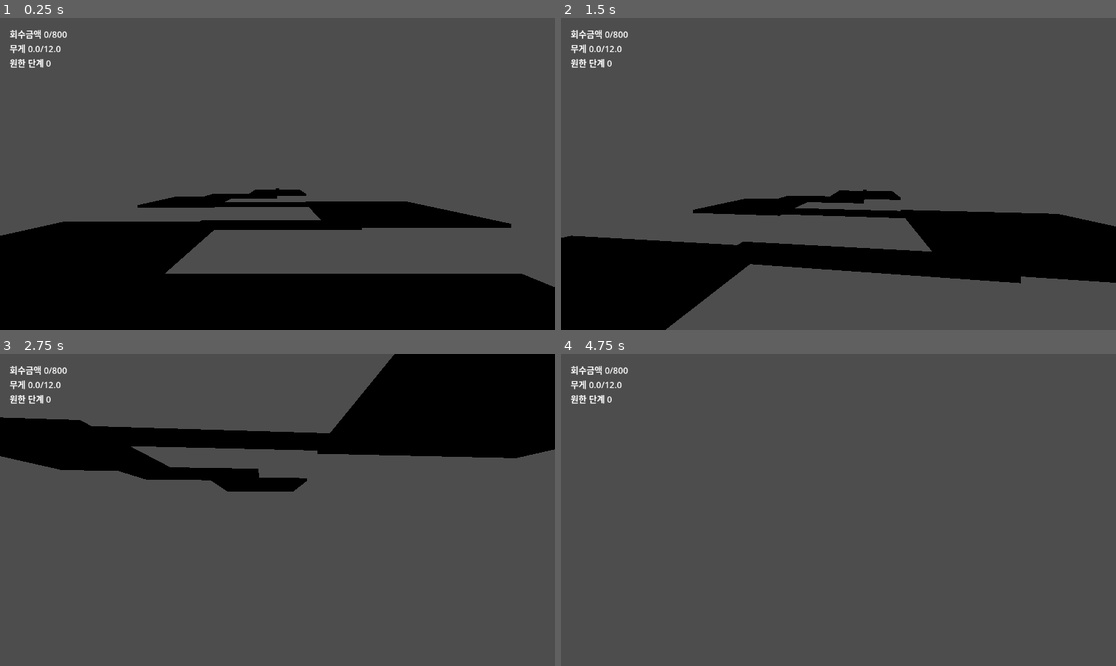
Above: before the commit, frames 1-4 (two rows, left to right).
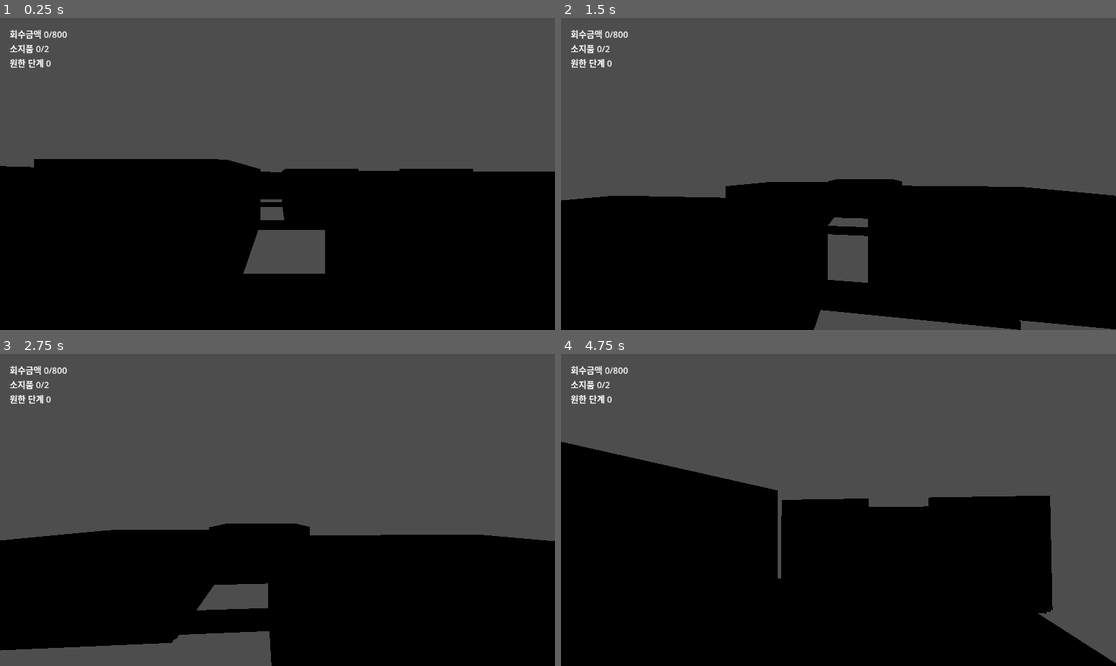
Above: after the commit, the same moments.

Repository: JJonyeok2/K_horror_game
Game: Godot game, scene res://scenes/Main.tscn
Two runs of this game, one before a commit and one after it. Both use one fixed random seed, a clock stepped at 60 frames per second and the inputs below.
Inputs (mouse positions are in pixels of both pictures, inside the frame that each line leads up to):
- Up to frame 1 (0.25 s): no input
- Up to frame 2 (1.5 s): tap Enter at 0.5 s; move the mouse to (866, 174) at 0.52 s; hold W (move_forward) from 0.53 s (still down); tap E (interact) at 0.6 s; tap Space (jump, bound only after the commit) at 0.77, 0.8, 1.07, 1.35 s; move the mouse to (810, 174) at 1.27 s
- Up to frame 3 (2.75 s): keep holding W (move_forward); tap Space (jump, bound only after the commit) at 1.52, 1.82, 2.3 s; tap E (interact) at 1.55, 2.1 s; move the mouse to (288, 503) at 2.02 s
- Up to frame 4 (4.75 s): keep holding W (move_forward); move the mouse to (832, 516) at 2.77 s; tap E (interact) at 2.85, 4.35 s; tap Space (jump, bound only after the commit) at 3.02, 3.32, 3.6, 3.77, 4.07, 4.52 s; move the mouse to (877, 513) at 3.52 s; move the mouse to (794, 506) at 4.27 s

The runs differ from the first frame. In frame 1, 23% of the frame differs, in the area x 0-100%, y 8-87%; in frame 2, 24%; in frame 3, 57%, in the area x 0-100%, y 0-100%; in frame 4, 52%.

Commit message:
wip: add traversal and inventory prototype changes

Diff:
--- a/project.godot
+++ b/project.godot
@@ -28,3 +28,7 @@
 "deadzone": 0.5,
 "events": [Object(InputEventKey,"physical_keycode":69)]
 }
+jump={
+"deadzone": 0.5,
+"events": [Object(InputEventKey,"physical_keycode":32)]
+}
--- a/scripts/core/inventory.gd
+++ b/scripts/core/inventory.gd
@@ -1,17 +1,20 @@
 extends RefCounted
 class_name Inventory
 
-var max_weight: float
+var max_slots: int
 var items: Array = []
 
-func _init(p_max_weight: float = 10.0) -> void:
-	max_weight = max(p_max_weight, 0.0)
+func _init(p_max_slots: int = 2) -> void:
+	max_slots = max(p_max_slots, 0)
 
 func try_add(item: Variant) -> bool:
-	if total_weight() + item.weight > max_weight:
+	if used_slots() >= max_slots:
 		return false
 	items.append(item)
 	return true
+
+func used_slots() -> int:
+	return items.size()
 
 func clear() -> void:
 	items.clear()
@@ -28,8 +31,5 @@
 		sum += item.resentment_gain
 	return sum
 
-func total_weight() -> float:
-	var sum := 0.0
-	for item in items:
-		sum += item.weight
-	return sum
+func has_space() -> bool:
+	return used_slots() < max_slots
--- a/scripts/game/main.gd
+++ b/scripts/game/main.gd
@@ -24,7 +24,7 @@
 	map.build(self)
 	player = PlayerScene.instantiate() as Node3D
 	add_child(player)
-	player.global_position = Vector3(0, 1, -8)
+	player.global_position = Vector3(0, 1.25, -8)
 	hud = HUDScript.new()
 	add_child(hud)
 	resentment.resentment_changed.connect(_on_resentment_changed)
@@ -39,8 +39,8 @@
 	hud.update_status(
 		quota.recovered_value,
 		quota.required_value,
-		inventory.total_weight(),
-		inventory.max_weight,
+		inventory.used_slots(),
+		inventory.max_slots,
 		resentment.stage(),
 		interaction_label
 	)
--- a/scripts/maps/jongga_estate_builder.gd
+++ b/scripts/maps/jongga_estate_builder.gd
@@ -5,20 +5,50 @@
 const ExtractionScene := preload("res://scenes/zones/ExtractionZone.tscn")
 
 func build(main: Node) -> void:
-	_create_floor("바깥마당", Vector3(0, 0, -8), Vector3(12, 0.2, 10), Color.DARK_GREEN)
-	_create_floor("사랑채", Vector3(-7, 0, -15), Vector3(8, 0.2, 7), Color.DIM_GRAY)
-	_create_floor("안채", Vector3(7, 0, -22), Vector3(9, 0.2, 8), Color.SADDLE_BROWN)
-	_create_floor("곳간", Vector3(-8, 0, -27), Vector3(6, 0.2, 6), Color.DARK_SLATE_GRAY)
+	var walls := Node3D.new()
+	walls.name = "Walls"
+	add_child(walls)
+	var doorways := Node3D.new()
+	doorways.name = "Doorways"
+	add_child(doorways)
+
+	_create_floor("대문", Vector3(0, 0, -3.8), Vector3(4, 0.2, 2.4), Color.DARK_OLIVE_GREEN)
+	_create_floor("바깥마당", Vector3(0, 0, -8), Vector3(14, 0.2, 10), Color.DARK_GREEN)
+	_create_floor("사랑채", Vector3(-5, 0, -15), Vector3(8, 0.2, 7), Color.DIM_GRAY)
+	_create_floor("안채", Vector3(5, 0, -22), Vector3(9, 0.2, 8), Color.SADDLE_BROWN)
+	_create_floor("곳간", Vector3(-5.5, 0, -27), Vector3(6, 0.2, 6), Color.DARK_SLATE_GRAY)
+	_create_floor("뒤뜰", Vector3(-2, 0, -31), Vector3(10, 0.2, 4), Color.DARK_GREEN)
 	_create_floor("사당", Vector3(0, 0, -36), Vector3(7, 0.2, 7), Color.MAROON)
 	_create_floor("사랑채-안채 연결마루", Vector3(0, 0, -18.25), Vector3(8, 0.2, 1.2), Color.DARK_GRAY)
 	_create_floor("안채-곳간 연결마루", Vector3(-1.25, 0, -25), Vector3(8, 0.2, 1.2), Color.DARK_GRAY)
-	_create_floor("곳간-사당 연결마루", Vector3(-4, 0, -31.25), Vector3(8, 0.2, 3), Color.DARK_GRAY)
+	_create_floor("뒤뜰-사당 연결마루", Vector3(-1, 0, -33.25), Vector3(5, 0.2, 1.2), Color.DARK_GRAY)
+	_create_collision_floor("낙하방지바닥", Vector3(0, -0.35, -20), Vector3(24, 0.5, 42))
+
+	_create_wall(walls, "담장_서쪽", Vector3(-7.2, 1.3, -8), Vector3(0.3, 2.6, 10), Color.DARK_SLATE_GRAY)
+	_create_wall(walls, "담장_동쪽", Vector3(7.2, 1.3, -8), Vector3(0.3, 2.6, 10), Color.DARK_SLATE_GRAY)
+	_create_wall(walls, "대문_서쪽담", Vector3(-4.6, 1.3, -3), Vector3(5, 2.6, 0.3), Color.DARK_SLATE_GRAY)
+	_create_wall(walls, "대문_동쪽담", Vector3(4.6, 1.3, -3), Vector3(5, 2.6, 0.3), Color.DARK_SLATE_GRAY)
+	_create_wall(walls, "마당_북서담", Vector3(-6.1, 1.3, -13), Vector3(2.2, 2.6, 0.3), Color.DARK_SLATE_GRAY)
+	_create_wall(walls, "마당_북동담", Vector3(4.2, 1.3, -13), Vector3(6.0, 2.6, 0.3), Color.DARK_SLATE_GRAY)
+
+	_create_room_walls(walls, "사랑채", Vector3(-5, 0, -15), Vector3(8, 0.2, 7), Color.SADDLE_BROWN)
+	_create_room_walls(walls, "안채", Vector3(5, 0, -22), Vector3(9, 0.2, 8), Color.SIENNA)
+	_create_room_walls(walls, "곳간", Vector3(-5.5, 0, -27), Vector3(6, 0.2, 6), Color.DIM_GRAY)
+	_create_room_walls(walls, "사당", Vector3(0, 0, -36), Vector3(7, 0.2, 7), Color.MAROON)
+
+	_create_doorway(doorways, "문_대문", Vector3(0, 0.1, -3))
+	_create_doorway(doorways, "문_사랑채", Vector3(-5, 0.1, -11.5))
+	_create_doorway(doorways, "문_안채", Vector3(5, 0.1, -18))
+	_create_doorway(doorways, "문_곳간", Vector3(-5.5, 0.1, -24))
+	_create_doorway(doorways, "문_사당", Vector3(0, 0.1, -32.5))
+
 	_spawn_artifact(main, "놋 제기", 120, 1.5, 2, Vector3(-5, 0.4, -15), ["ancestor_item"])
-	_spawn_artifact(main, "서예 족자", 280, 1.0, 3, Vector3(7, 0.4, -22), ["document_item"])
+	_spawn_artifact(main, "서예 족자", 280, 1.0, 3, Vector3(5, 0.4, -22), ["document_item"])
+	_spawn_artifact(main, "족보", 220, 1.0, 3, Vector3(-4.5, 0.4, -27), ["document_item"])
 	_spawn_artifact(main, "사당 방울", 700, 2.0, 5, Vector3(0, 0.4, -36), ["shrine_item"])
 	var extraction := ExtractionScene.instantiate()
 	add_child(extraction)
-	extraction.global_position = Vector3(0, 0.5, -4)
+	extraction.position = Vector3(0, 0.5, -4)
 	if main.has_method("register_extraction_zone"):
 		main.register_extraction_zone(extraction)
 
@@ -26,7 +56,7 @@
 	var body := StaticBody3D.new()
 	body.name = label
 	add_child(body)
-	body.global_position = pos
+	body.position = pos
 	var mesh_instance := MeshInstance3D.new()
 	var box_mesh := BoxMesh.new()
 	box_mesh.size = scale
@@ -41,6 +71,54 @@
 	collision.shape = shape
 	body.add_child(collision)
 
+func _create_room_walls(parent: Node, label: String, center: Vector3, floor_size: Vector3, color: Color) -> void:
+	var width: float = floor_size.x
+	var depth: float = floor_size.z
+	var half_width: float = width * 0.5
+	var half_depth: float = depth * 0.5
+	_create_wall(parent, "%s_서쪽벽" % label, Vector3(center.x - half_width, 1.4, center.z), Vector3(0.25, 2.8, depth), color)
+	_create_wall(parent, "%s_동쪽벽" % label, Vector3(center.x + half_width, 1.4, center.z), Vector3(0.25, 2.8, depth), color)
+	_create_wall(parent, "%s_뒤벽" % label, Vector3(center.x, 1.4, center.z - half_depth), Vector3(width, 2.8, 0.25), color)
+	_create_wall(parent, "%s_입구좌벽" % label, Vector3(center.x - half_width * 0.62, 1.4, center.z + half_depth), Vector3(width * 0.38, 2.8, 0.25), color)
+	_create_wall(parent, "%s_입구우벽" % label, Vector3(center.x + half_width * 0.62, 1.4, center.z + half_depth), Vector3(width * 0.38, 2.8, 0.25), color)
+
+func _create_wall(parent: Node, label: String, pos: Vector3, scale: Vector3, color: Color) -> void:
+	var body := StaticBody3D.new()
+	body.name = label
+	parent.add_child(body)
+	body.position = pos
+	var mesh_instance := MeshInstance3D.new()
+	var box_mesh := BoxMesh.new()
+	box_mesh.size = scale
+	var mat := StandardMaterial3D.new()
+	mat.albedo_color = color
+	box_mesh.material = mat
+	mesh_instance.mesh = box_mesh
+	body.add_child(mesh_instance)
+	var collision := CollisionShape3D.new()
+	var shape := BoxShape3D.new()
+	shape.size = scale
+	collision.shape = shape
+	body.add_child(collision)
+
+func _create_doorway(parent: Node, label: String, pos: Vector3) -> void:
+	var marker := Node3D.new()
+	marker.name = label
+	parent.add_child(marker)
+	marker.position = pos
+	_create_wall(parent, "%s_문턱" % label, pos + Vector3(0, 0.05, 0), Vector3(1.7, 0.1, 0.18), Color.DARK_GOLDENROD)
+
+func _create_collision_floor(label: String, pos: Vector3, scale: Vector3) -> void:
+	var body := StaticBody3D.new()
+	body.name = label
+	add_child(body)
+	body.position = pos
+	var collision := CollisionShape3D.new()
+	var shape := BoxShape3D.new()
+	shape.size = scale
+	collision.shape = shape
+	body.add_child(collision)
+
 func _spawn_artifact(main: Node, display_name: String, value: int, weight: float, resentment_gain: int, pos: Vector3, tags: Array[String]) -> void:
 	var artifact := ArtifactScene.instantiate()
 	add_child(artifact)
@@ -49,6 +127,6 @@
 	artifact.weight = weight
 	artifact.resentment_gain = resentment_gain
 	artifact.tags = tags
-	artifact.global_position = pos
+	artifact.position = pos
 	if main.has_method("register_artifact"):
 		main.register_artifact(artifact)
--- a/scripts/player/player_controller.gd
+++ b/scripts/player/player_controller.gd
@@ -6,8 +6,9 @@
 @export var base_speed: float = 4.5
 @export var mouse_sensitivity: float = 0.0025
 @export var gravity: float = 9.8
+@export var jump_velocity: float = 5.0
 
-var inventory: Variant = InventoryScript.new(12.0)
+var inventory: Variant = InventoryScript.new(2)
 var camera: Camera3D
 
 func _ready() -> void:
@@ -23,10 +24,11 @@
 func _physics_process(delta: float) -> void:
 	var input_dir := Input.get_vector("move_left", "move_right", "move_forward", "move_back")
 	var direction := (transform.basis * Vector3(input_dir.x, 0, input_dir.y)).normalized()
-	var weight_ratio: float = clamp(inventory.total_weight() / inventory.max_weight, 0.0, 1.0)
-	var speed: float = lerpf(base_speed, base_speed * 0.55, weight_ratio)
+	var speed: float = base_speed
 	velocity.x = direction.x * speed
 	velocity.z = direction.z * speed
+	if Input.is_action_just_pressed("jump") and is_on_floor():
+		velocity.y = jump_velocity
 	if not is_on_floor():
 		velocity.y -= gravity * delta
 	move_and_slide()
--- a/scripts/ui/hud.gd
+++ b/scripts/ui/hud.gd
@@ -9,12 +9,12 @@
 	label.add_theme_font_size_override("font_size", 18)
 	add_child(label)
 
-func update_status(quota_value: int, quota_required: int, weight: float, max_weight: float, resentment_stage: int, interaction_label: String) -> void:
-	label.text = "회수금액 %d/%d\n무게 %.1f/%.1f\n원한 단계 %d\n%s" % [
+func update_status(quota_value: int, quota_required: int, used_slots: int, max_slots: int, resentment_stage: int, interaction_label: String) -> void:
+	label.text = "회수금액 %d/%d\n소지품 %d/%d\n원한 단계 %d\n%s" % [
 		quota_value,
 		quota_required,
-		weight,
-		max_weight,
+		used_slots,
+		max_slots,
 		resentment_stage,
 		interaction_label
 	]
--- a/tests/core/test_inventory.gd
+++ b/tests/core/test_inventory.gd
@@ -7,8 +7,8 @@
 func run() -> Array[String]:
 	var t := TestAssertions.new()
 	test_artifact_definition(t)
-	test_inventory_adds_items_and_weight(t)
-	test_inventory_rejects_overweight_item(t)
+	test_inventory_adds_items_to_slots(t)
+	test_inventory_rejects_when_slots_are_full(t)
 	return t.failures
 
 func test_artifact_definition(t: TestAssertions) -> void:
@@ -16,16 +16,21 @@
 	t.assert_equal(bowl.display_name, "놋 제기", "artifact stores display name")
 	t.assert_true(bowl.has_tag("ancestor_item"), "artifact stores taboo tag")
 
-func test_inventory_adds_items_and_weight(t: TestAssertions) -> void:
-	var inv = InventoryScript.new(5.0)
+func test_inventory_adds_items_to_slots(t: TestAssertions) -> void:
+	var inv = InventoryScript.new(2)
 	var bowl = ArtifactDefinition.new("놋 제기", 120, 1.5, 2, [])
-	t.assert_true(inv.try_add(bowl), "inventory accepts item under weight limit")
+	t.assert_true(inv.try_add(bowl), "inventory accepts item while a slot is open")
+	t.assert_equal(inv.used_slots(), 1, "inventory tracks used slots")
+	t.assert_equal(inv.max_slots, 2, "inventory exposes slot capacity")
 	t.assert_equal(inv.total_value(), 120, "inventory sums value")
 	t.assert_equal(inv.total_resentment_gain(), 2, "inventory sums resentment gain")
-	t.assert_equal(inv.total_weight(), 1.5, "inventory sums weight")
 
-func test_inventory_rejects_overweight_item(t: TestAssertions) -> void:
-	var inv = InventoryScript.new(2.0)
+func test_inventory_rejects_when_slots_are_full(t: TestAssertions) -> void:
+	var inv = InventoryScript.new(2)
+	var bowl = ArtifactDefinition.new("놋 제기", 120, 1.5, 2, [])
+	var scroll = ArtifactDefinition.new("서예 족자", 280, 1.0, 3, [])
 	var chest = ArtifactDefinition.new("나전칠기 함", 700, 3.0, 4, [])
-	t.assert_true(not inv.try_add(chest), "inventory rejects item over weight limit")
-	t.assert_equal(inv.total_value(), 0, "rejected item does not add value")
+	t.assert_true(inv.try_add(bowl), "inventory accepts first item")
+	t.assert_true(inv.try_add(scroll), "inventory accepts second item")
+	t.assert_true(not inv.try_add(chest), "inventory rejects third item")
+	t.assert_equal(inv.total_value(), 400, "rejected item does not add value")
--- a/tests/run_tests.gd
+++ b/tests/run_tests.gd
@@ -6,6 +6,7 @@
 	"res://tests/core/test_resentment_tracker.gd",
 	"res://tests/core/test_threat_director.gd",
 	"res://tests/runtime/test_scene_boot.gd",
+	"res://tests/runtime/test_jongga_map.gd",
 ]
 
 func _initialize() -> void:
--- /dev/null
+++ b/tests/runtime/test_jongga_map.gd
@@ -0,0 +1,42 @@
+extends RefCounted
+
+const TestAssertions = preload("res://tests/test_assertions.gd")
+const JonggaEstateBuilderScript = preload("res://scripts/maps/jongga_estate_builder.gd")
+
+func run() -> Array[String]:
+	var t := TestAssertions.new()
+	test_map_builds_named_rooms(t)
+	test_map_builds_wall_and_doorway_structure(t)
+	test_map_builds_fallthrough_guard(t)
+	return t.failures
+
+func test_map_builds_named_rooms(t: TestAssertions) -> void:
+	var main := Node.new()
+	var map: Node3D = JonggaEstateBuilderScript.new()
+	Engine.get_main_loop().root.add_child(map)
+	map.build(main)
+	for room_name in ["대문", "바깥마당", "사랑채", "안채", "곳간", "사당"]:
+		t.assert_true(map.find_child(room_name, true, false) != null, "%s section exists" % room_name)
+	map.free()
+	main.free()
+
+func test_map_builds_wall_and_doorway_structure(t: TestAssertions) -> void:
+	var main := Node.new()
+	var map: Node3D = JonggaEstateBuilderScript.new()
+	Engine.get_main_loop().root.add_child(map)
+	map.build(main)
+	var walls: Node = map.get_node_or_null("Walls")
+	var doorways: Node = map.get_node_or_null("Doorways")
+	t.assert_true(walls != null and walls.get_child_count() >= 18, "map has enough wall segments to read as rooms")
+	t.assert_true(doorways != null and doorways.get_child_count() >= 5, "map has named doorways between key rooms")
+	map.free()
+	main.free()
+
+func test_map_builds_fallthrough_guard(t: TestAssertions) -> void:
+	var main := Node.new()
+	var map: Node3D = JonggaEstateBuilderScript.new()
+	Engine.get_main_loop().root.add_child(map)
+	map.build(main)
+	t.assert_true(map.find_child("낙하방지바닥", true, false) != null, "map has hidden fallthrough guard collider")
+	map.free()
+	main.free()
--- a/tests/runtime/test_scene_boot.gd
+++ b/tests/runtime/test_scene_boot.gd
@@ -18,6 +18,8 @@
 	test_main_scene_loads(t)
 	test_player_scene_loads(t)
 	test_player_camera_is_current(t)
+	test_jump_action_is_configured(t)
+	test_player_exposes_jump_velocity(t)
 	return t.failures
 
 func test_runtime_scripts_parse(t: TestAssertions) -> void:
@@ -39,3 +41,13 @@
 	var camera: Camera3D = player.get_node("Camera3D")
 	t.assert_true(camera.current, "player camera is explicitly current")
 	player.free()
+
+func test_jump_action_is_configured(t: TestAssertions) -> void:
+	t.assert_true(InputMap.has_action("jump"), "project has jump input action")
+
+func test_player_exposes_jump_velocity(t: TestAssertions) -> void:
+	var scene: PackedScene = load("res://scenes/player/Player.tscn")
+	var player: Node = scene.instantiate()
+	var jump_velocity: Variant = player.get("jump_velocity")
+	t.assert_true(jump_velocity != null and jump_velocity > 0.0, "player exposes positive jump velocity")
+	player.free()
Not shown, changed: README.md
